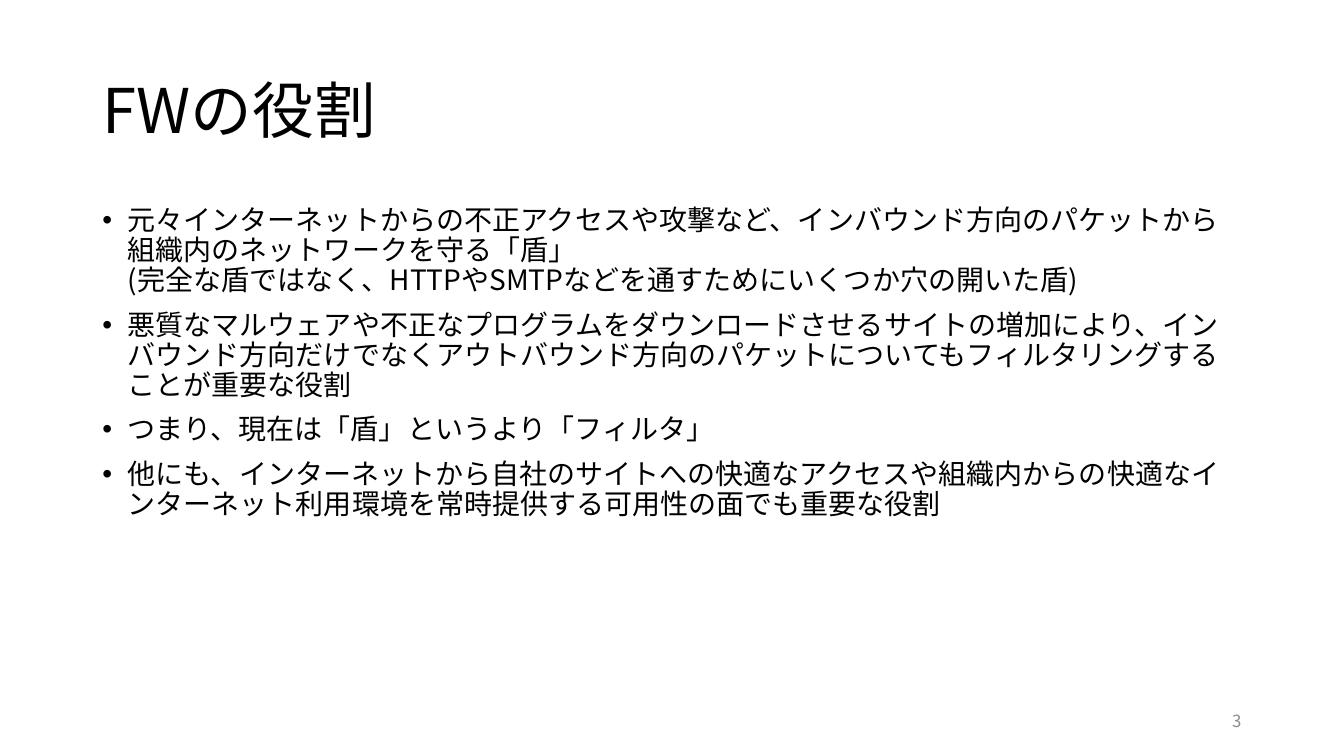
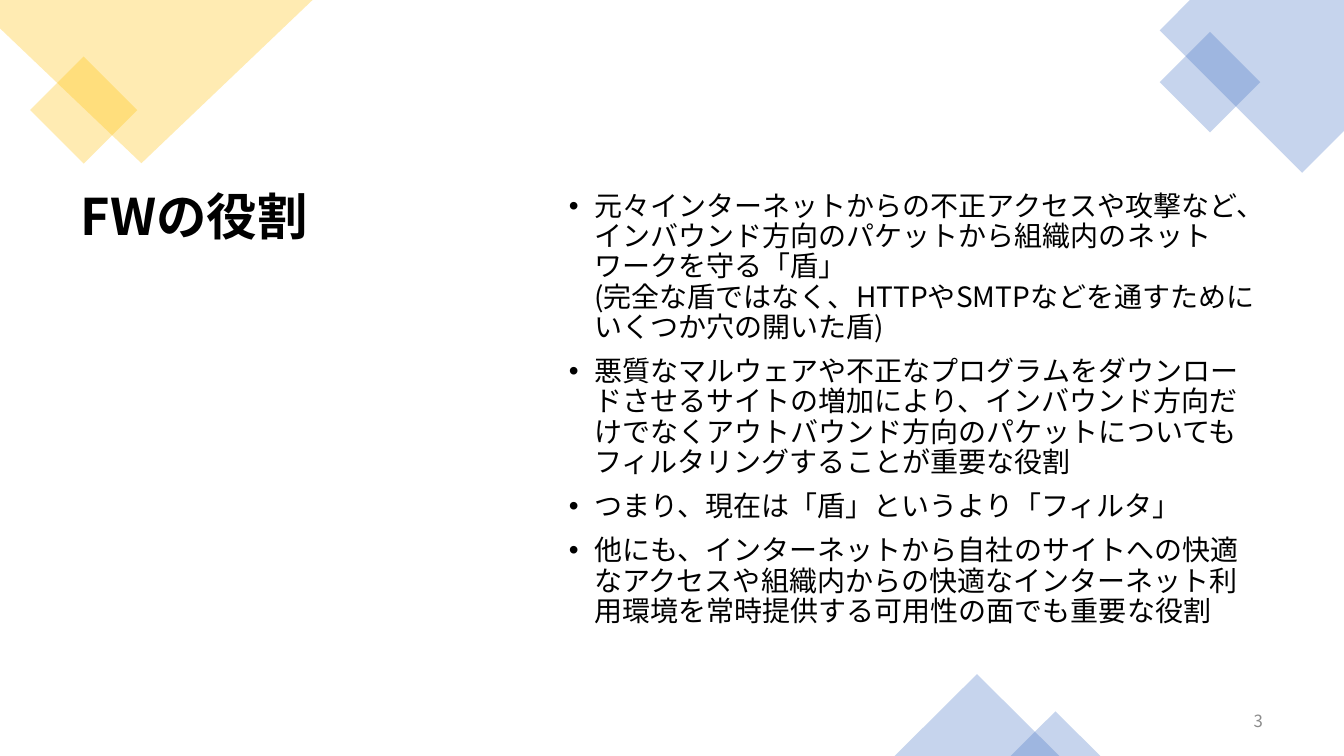
Before and after one commit to Reimei1213/LT, a slide deck: slide 3 of FireWall/LT_FireWall.pptx. Drawn at 1344x756 pixels with LibreOffice and Linux fonts; fonts in the diff are those of the drawing. Boxes give left, top, right and bottom in pixels: in the first picture for what was removed or moved away, otherwise in the second. Text is boxed around its words. In the diff, an @@ line names an element or a change of style, - is before the commit and + after.

```diff
--- a/FireWall/LT_FireWall.pptx
+++ b/FireWall/LT_FireWall.pptx
@@ freeform shape added at [0,0,313,163], fill #FFC000 at 30% opacity @@
@@ freeform shape added at [1159,0,1344,173], fill #4472C4 at 30% opacity @@
@@ rectangle added at [30,57,137,164], fill #FFC000 at 30% opacity @@
@@ rectangle added at [1160,32,1261,133], fill #4472C4 at 30% opacity @@
@@ title "FWの役割": place and size @@
-title "FWの役割" at [102,81,375,138]
+title "FWの役割" at [81,192,308,240]
@@ title "FWの役割" at [81,192,308,240]: size 44 to 36 pt, bold on; vertical alignment middle to top @@
@@ text "元々インターネットからの不正アクセスや攻撃など、インバウンド方向のパケットから組織内のネットワークを守る「盾」 (完全な ..." rewrapped from [128,206,1220,517] to [594,192,1264,624] @@
@@ triangle added at [895,675,1060,756], fill #4472C4 at 30% opacity @@
@@ page number: place and size @@
-page number at [1232,714,1241,727]
+page number at [1254,714,1263,727]
@@ page number at [1254,714,1263,727]: more space between paragraphs @@
@@ triangle added at [1011,712,1101,756], fill #4472C4 at 30% opacity @@
```
Also in this commit, not shown: 6 other slides changed, 15 slides added, 1 slide removed, 2 other files.
